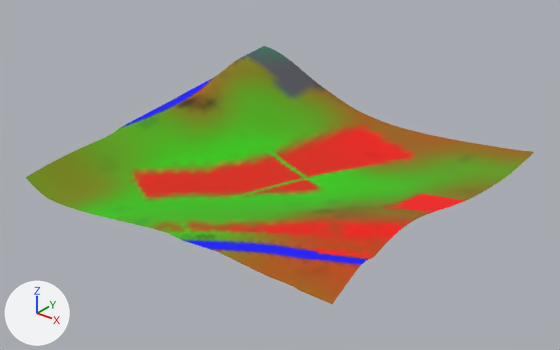
The glTF model games/yorimichi/assets/belmonte/meshes/SM_BM_BT_Terrain_5_4.glb, before and after one commit.
Before and after are seen from a camera (50 mm lens) standing at (690.0, 159.0, 254.0) and looking at (384.0, 542.0, 17.0). Every picture has the same lights, and +X, +Y and +Z are marked at lower left. The older version comes first.

The first picture shows 'SM_BM_BT_Terrain_5_4'.
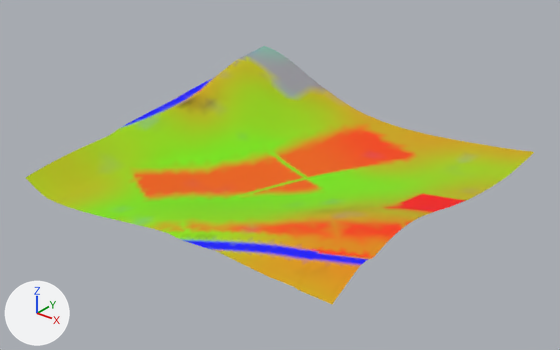
What differs and where, as boxes (x1, y1, x2, y2) in the pictures (560 x 350 px):
part 1 of me_sm_bt_terrain_5_4, recoloured (lighter)
    both: (71, 81, 515, 242)
part 2 of me_sm_bt_terrain_5_4, recoloured (lighter)
    both: (26, 46, 534, 299)
part 3 of me_sm_bt_terrain_5_4, recoloured (red to orange)
    both: (139, 130, 464, 258)
part 4 of me_sm_bt_terrain_5_4, recoloured
    both: (136, 89, 466, 304)

The change, as a list of edits to the scene's bpy script:
```text
Change me_sm_bt_terrain_5_4:
    where me_sm_bt_terrain_5_4.from_pydata(...)  # 2219 vertices, 4248 faces; spans x 256.0..512.0, y 424.0..680.0, z 9.0..55.0
    used by ob_sm_bm_bt_terrain_5_4; location = (0.0, 0.0, 0.0)
    me_sm_bt_terrain_5_4 part 1: 1241 faces centred in x 256.0..509.0, y 424.0..653.0, z 10.0..40.0 are repainted in the vertex colours; the middle colour goes from green #4ab000 to green #93d800
    me_sm_bt_terrain_5_4 part 2: 1772 faces centred in x 256.0..511.0, y 424.0..677.0, z 10.0..54.0 are repainted in the vertex colours; the middle colour goes from dark yellow #776900 to yellow #b6ac00
    me_sm_bt_terrain_5_4 part 3: 489 faces centred in x 308.0..510.0, y 445.0..658.0, z 9.0..43.0 are repainted in the vertex colours; the middle colour goes from red #e01e00 to orange #f16000
    me_sm_bt_terrain_5_4 part 4: 550 faces centred in x 264.0..511.0, y 425.0..666.0, z 10.0..43.0 are repainted in the vertex colours; the middle colour goes from brown #b24800 to orange #da9100
```
